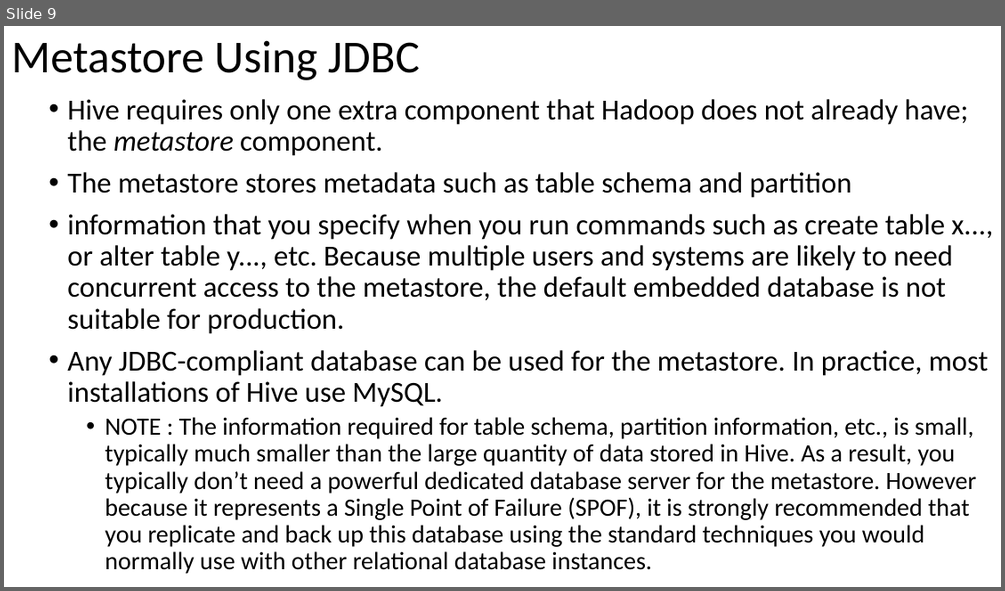
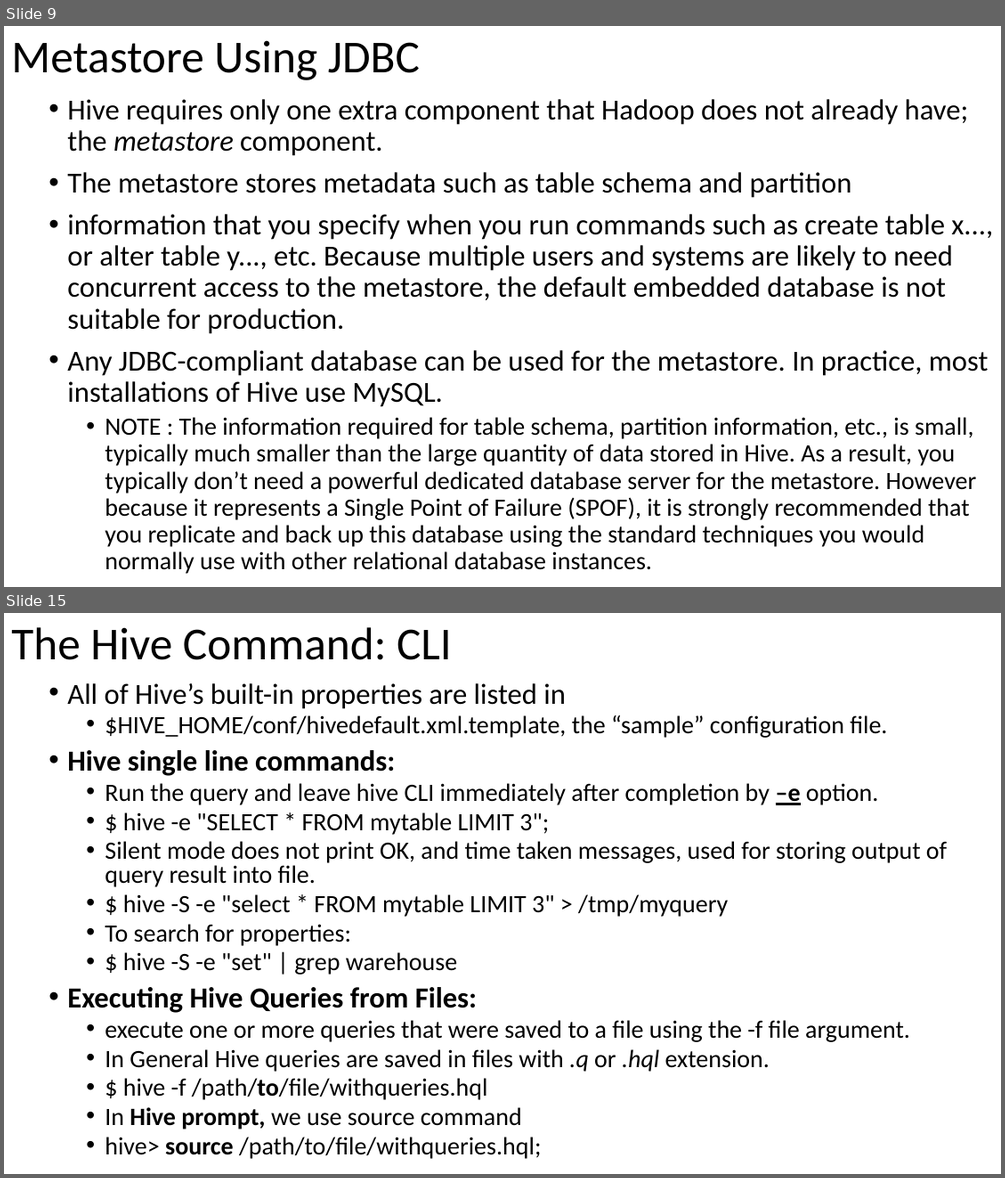
Before and after one commit to email2dorababu/SCALA_Reading, a slide deck: Hive_Def_Guide_mar_2016/Hive_programming_Hive_part1.pptx. Shown one above the other, each under a label of ours: slide 9 before the commit, slides 9 and 15 after it; the slides between them are not shown. The pictures are 1005x591 and 1005x1178 pixels, drawn with LibreOffice and Linux fonts; fonts in the diff are those of the drawing. Boxes give left, top, right and bottom in pixels: in the first picture for what was removed or moved away, otherwise in the second. Text is boxed around its words. In the diff, an @@ line names an element or a change of style, - is before the commit and + after.

```diff
--- a/Hive_Def_Guide_mar_2016/Hive_programming_Hive_part1.pptx
+++ b/Hive_Def_Guide_mar_2016/Hive_programming_Hive_part1.pptx
@@ slide 15 added at [4, 613, 1001, 1174], background #FFFFFF @@
@@ title added at [11, 627, 452, 660], 44 pt, text #000000 @@
+The Hive Command: CLI
@@ text added at [67, 683, 947, 1159], 24 pt, text #000000 @@
+• All of Hive’s built-in properties are listed in
+  • $HIVE_HOME/conf/hivedefault.xml.template, the “sample” configuration file.
+• Hive single line commands:
+  • Run the query and leave hive CLI immediately after completion by –e option.
+  • $ hive -e "SELECT * FROM mytable LIMIT 3";
+  • Silent mode does not print OK, and time taken messages, used for storing output of query result into file.
+  • $ hive -S -e "select * FROM mytable LIMIT 3" > /tmp/myquery
+  • To search for properties:
+  • $ hive -S -e "set" | grep warehouse
+• Executing Hive Queries from Files:
+  • execute one or more queries that were saved to a file using the -f file argument.
+  • In General Hive queries are saved in files with .q or .hql extension.
+  • $ hive -f /path/to/file/withqueries.hql
+  • In Hive prompt, we use source command
+  • hive> source /path/to/file/withqueries.hql;
```
Also in this commit, not shown: 1 slide changed, 6 other slides added, 1 other file.
